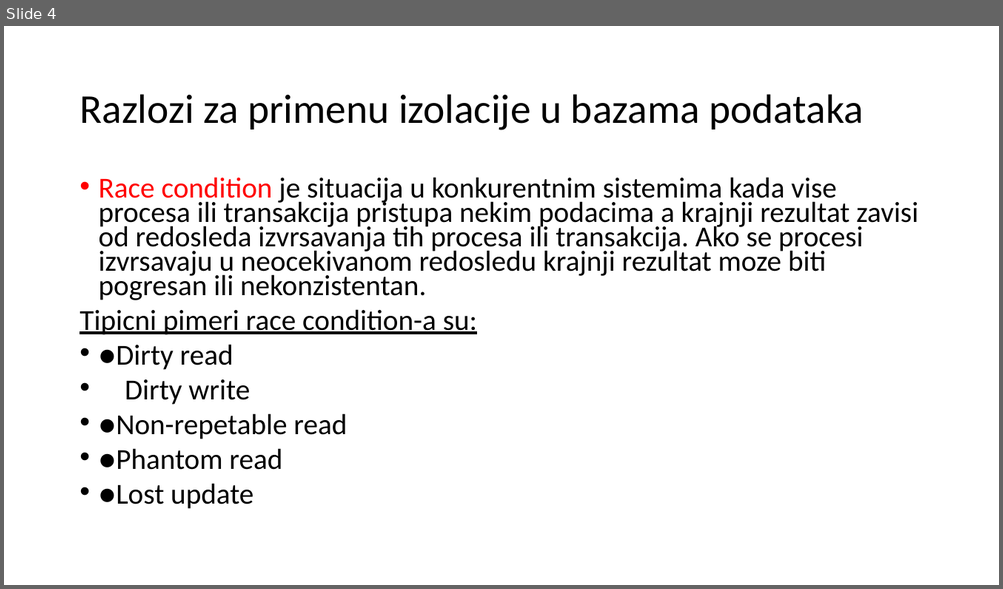
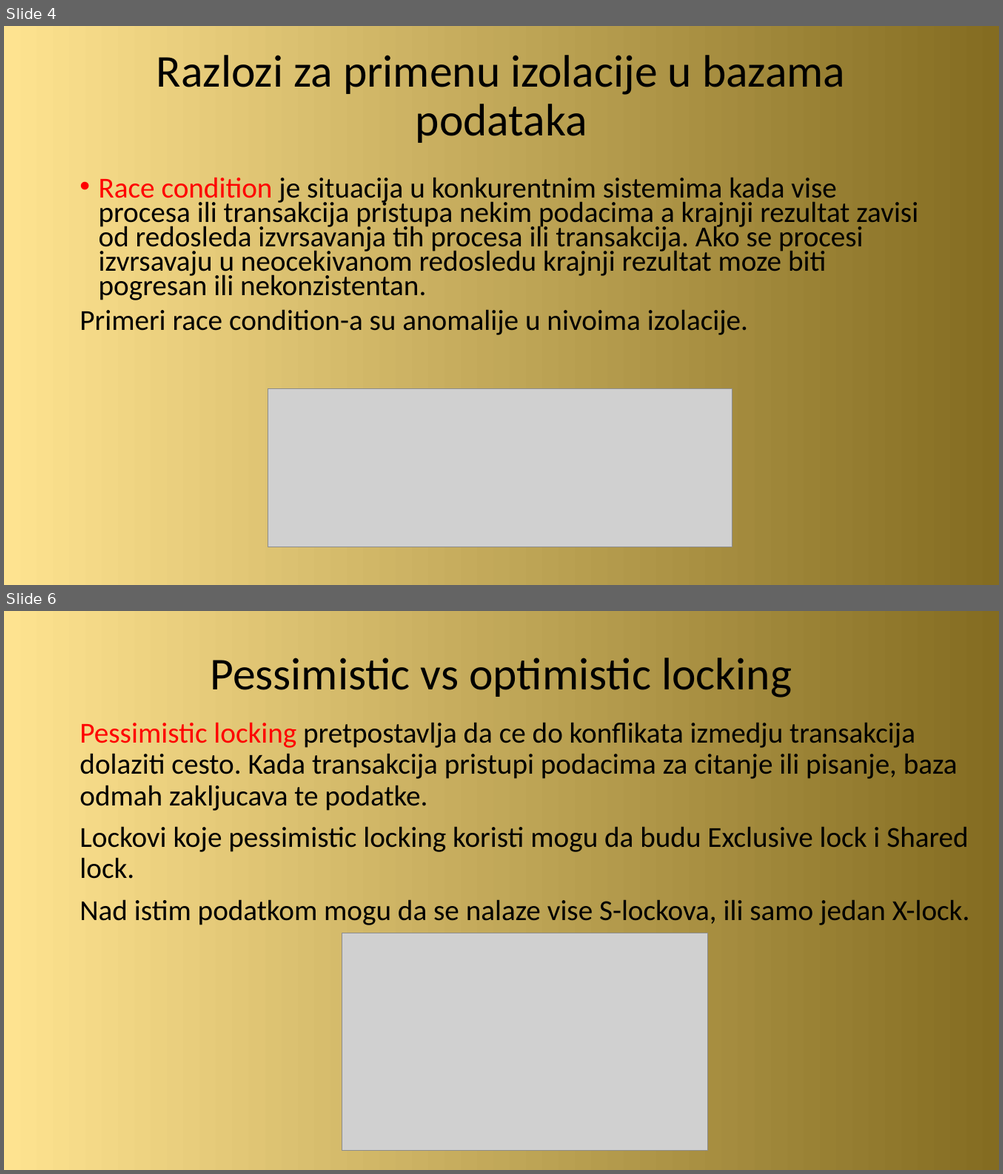
Before and after one commit to zvasiccc/Sistemi-za-upravljanje-bazama-podataka-seminarski-2, a slide deck: Izolacija i konkurentni pristup kod PostgreSQL baze podataka.pptx. Shown one above the other, each under a label of ours: slide 4 before the commit, slides 4 and 6 after it; the slides between them are not shown. The pictures are 1003x589 and 1003x1174 pixels, drawn with LibreOffice and Linux fonts; fonts in the diff are those of the drawing; grey boxes stand for pictures. Boxes give left, top, right and bottom in pixels: in the first picture for what was removed or moved away, otherwise in the second. Text is boxed around its words. In the diff, an @@ line names an element or a change of style, - is before the commit and + after.

```diff
--- a/Izolacija i konkurentni pristup kod PostgreSQL baze podataka.pptx
+++ b/Izolacija i konkurentni pristup kod PostgreSQL baze podataka.pptx
@@ slide 6 added at (4, 611, 999, 1170), background gradient #FEE390 to #846C21 @@
@@ title added at (210, 658, 791, 698), 44 pt, text #000000 @@
+Pessimistic vs optimistic locking
@@ text added at (79, 722, 970, 925), 28 pt, text #000000 @@
+Pessimistic locking pretpostavlja da ce do konflikata izmedju transakcija dolaziti cesto. Kada transakcija pristupi podacima za citanje ili pisanje, baza odmah zakljucava te podatke.
+Lockovi koje pessimistic locking koristi mogu da budu Exclusive lock i Shared lock.
+Nad istim podatkom mogu da se nalaze vise S-lockova, ili samo jedan X-lock.
@@ picture added at (342, 934, 708, 1151) @@
@@ slide 4 changed as well @@
@@ background #FFFFFF to gradient #FEE390 to #846C21 @@
@@ title "Razlozi za primenu izolacije u ...": place and size @@
-title "Razlozi za primenu izolacije u ..." at (79, 94, 863, 130)
+title "Razlozi za primenu izolacije u ..." at (156, 55, 845, 143)
@@ title "Razlozi za primenu izolacije u ..." at (156, 55, 845, 143): size 39.6 to 44 pt; alignment left to centre @@
@@ text at (79, 309, 748, 335): text changed @@
-Tipicni pimeri race condition-a su:
-• ●Dirty read
-• Dirty write
-• ●Non-repetable read
-• ●Phantom read
-• ●Lost update
+Primeri race condition-a su anomalije u nivoima izolacije.
@@ picture added at (267, 389, 731, 548) @@
```
Also in this commit, not shown: 3 other slides changed, 4 other slides added, 1 slide removed, 1 other file.
